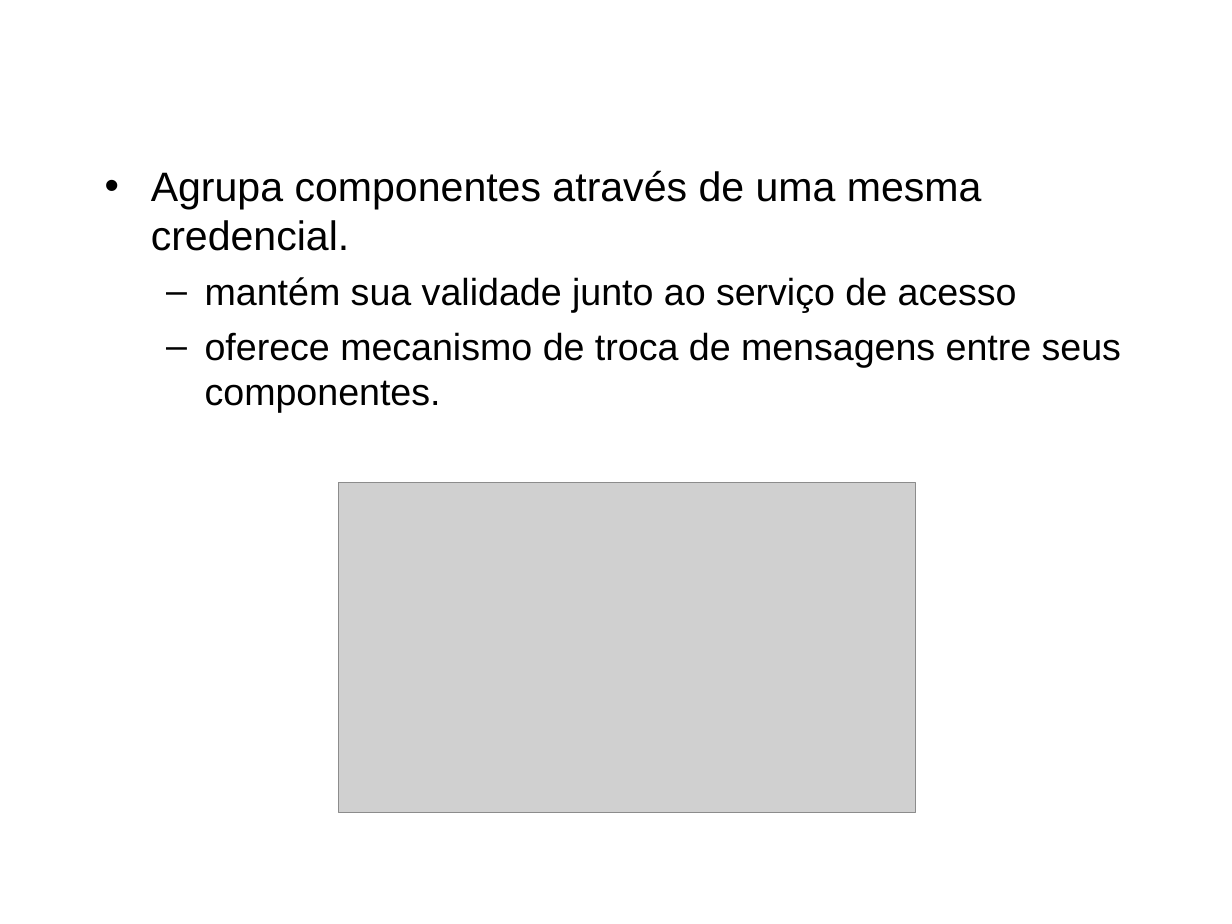
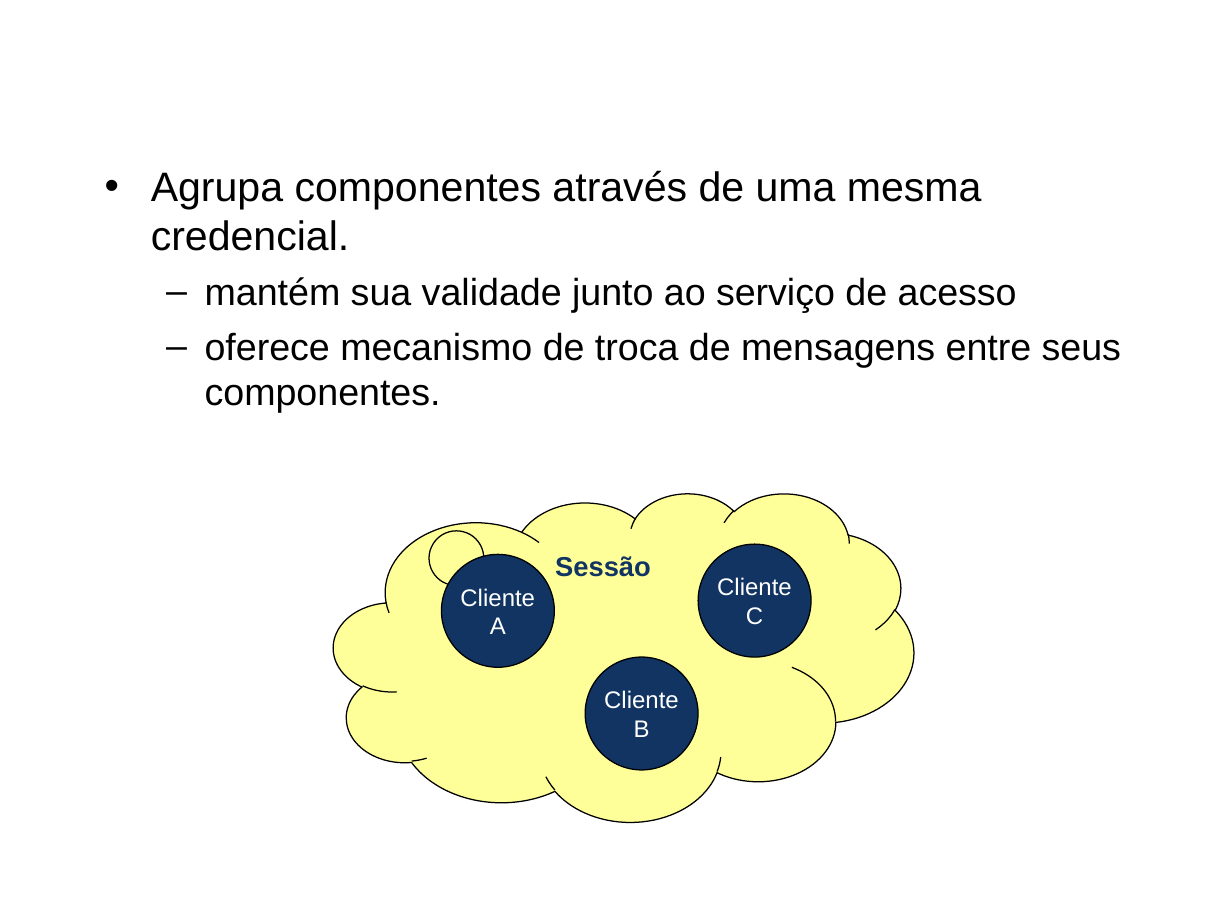
Before and after one commit to amadeubarbosa/openbus-core, a slide deck: slide 13 of docs/apresentacao/OpenBUS.ppt. Drawn at 1232x924 pixels with LibreOffice and Linux fonts; fonts in the diff are those of the drawing; grey boxes stand for pictures; background and template pictures are left out. Boxes give left, top, right and bottom in pixels: in the first picture for what was removed or moved away, otherwise in the second. Text is boxed around its words. In the diff, an @@ line names an element or a change of style, - is before the commit and + after.

```diff
--- a/docs/apresentacao/OpenBUS.ppt
+++ b/docs/apresentacao/OpenBUS.ppt
@@ thought cloud added at (x1=334, y1=493, x2=914, y2=822), fill #FFFF99, outline #000000 0.74 pt, 16 pt, text #113462, bold @@
+Sessão
@@ picture removed at (x1=339, y1=483, x2=915, y2=813) @@
@@ ellipse added at (x1=441, y1=554, x2=554, y2=668), fill #113462, outline #000000 0.74 pt, 14 pt, text #FFFFFF @@
+Cliente
+A
@@ ellipse added at (x1=699, y1=545, x2=812, y2=658), fill #113462, outline #000000 0.74 pt, 14 pt, text #FFFFFF @@
+Cliente
+C
@@ ellipse added at (x1=585, y1=657, x2=699, y2=770), fill #113462, outline #000000 0.74 pt, 14 pt, text #FFFFFF @@
+Cliente
+B
```
Also in this commit, not shown: 9 other slides changed, 2 slides added, 2 slides removed.
